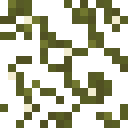
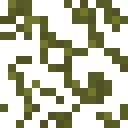
Comparing the layer stacks of the two 128 × 128 images. Changes:
hid "Layer 5" over bbox(8, 16, 120, 112)
removed layer "Layer 1" over bbox(8, 16, 120, 112)
